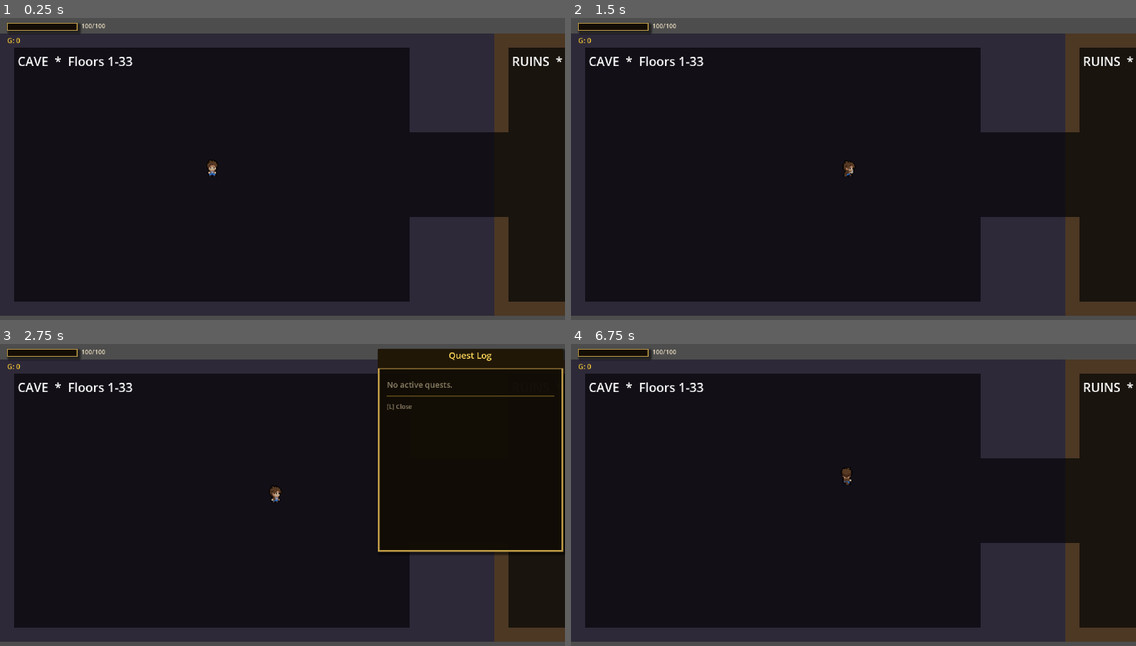
Above: before the commit, frames 1-4 (two rows, left to right).
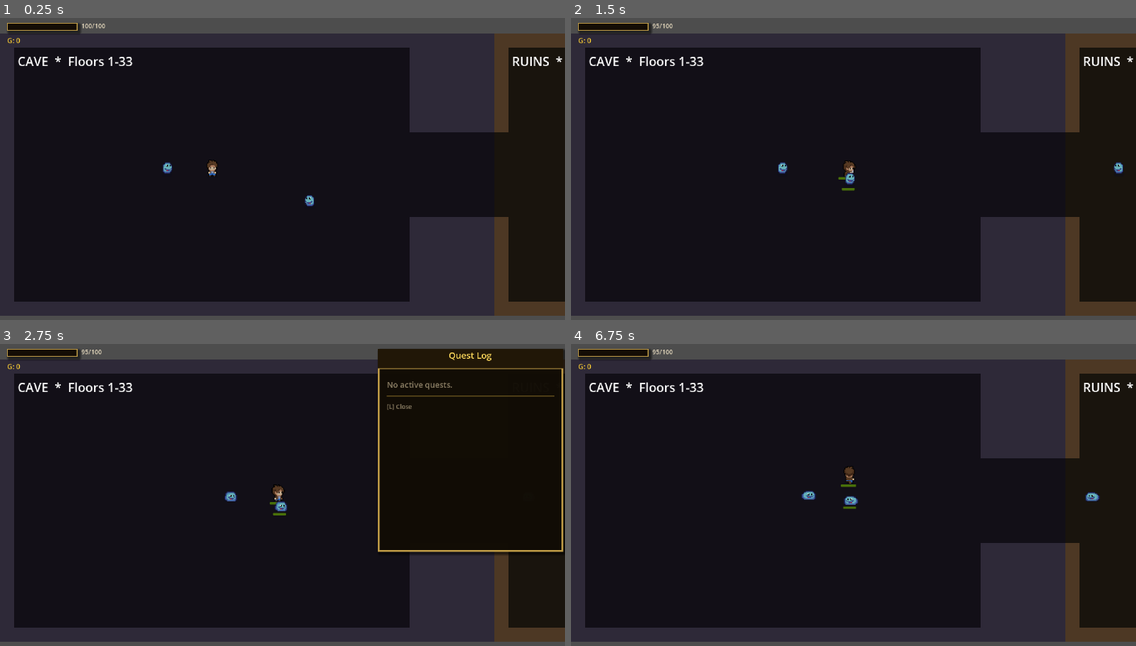
Above: after the commit, the same moments.

Repository: Puget-Sound-Skills-Center/godot-tenten-project
Game: Godot game, scene res://scenes/dungeon_showcase.tscn
Same seed, same stepped clock (60 frames per second), same inputs: the game is played once before the commit and once after it. This scene is started directly instead of the project's main scene.
Inputs (mouse positions are in pixels of both pictures, inside the frame that each line leads up to):
- Up to frame 1 (0.25 s): no input
- Up to frame 2 (1.5 s): tap Enter at 0.5 s; move the mouse to (977, 159) at 0.52 s; hold D (move_right) 0.53-1.25 s; hold E (interact) 0.53-1.25 s; click (977, 159) at 0.67 s; drag from (740, 190) to (847, 169) at 1.27 s
- Up to frame 3 (2.75 s): move the mouse to (339, 431) at 2.02 s; hold D (move_right) from 2.03 s (still down); hold L (quest_log) from 2.03 s (still down)
- Up to frame 4 (6.75 s): release D (move_right) at 2.75 s; release L (quest_log) at 2.75 s; tap Space at 2.75, 4.25, 5.75 s; drag from (825, 564) to (684, 452) at 2.77 s; tap Enter at 3.5, 5 s; move the mouse to (1023, 549) at 3.52 s; hold A (move_left) 3.53-4.25 s; click (1023, 549) at 3.6 s; drag from (684, 452) to (847, 495) at 4.27 s; move the mouse to (881, 501) at 5.02 s; hold S (move_down) 5.03-5.75 s; hold E (interact) 5.03-5.75 s; click (881, 501) at 5.17 s; drag from (768, 422) to (740, 516) at 5.77 s; move the mouse to (977, 485) at 6.52 s; hold W (move_up) from 6.53 s (still down); hold L (quest_log) from 6.53 s (still down)

The runs differ from the first frame. In frame 1, 0.1% of the frame differs, in the area x 28-56%, y 47-63%; in frame 2, 0.3%; in frame 3, 0.3%; in frame 4, 0.4%, in the area x 14-94%, y 1-55%.

Commit message:
feat(showcase): spawn enemies in all three themed rooms

Diff:
--- a/script/dungeon_showcase.gd
+++ b/script/dungeon_showcase.gd
@@ -43,6 +43,9 @@
 	_build_abyss_room()
 	_spawn_player()
 	_setup_navigation()
+	_spawn_cave_enemies()
+	_spawn_ruins_enemies()
+	_spawn_abyss_enemies()
 
 func _make_bg(rect: Rect2, color: Color) -> void:
 	var bg := ColorRect.new()
@@ -171,3 +174,33 @@
 	var nav_region := NavigationRegion2D.new()
 	nav_region.navigation_polygon = nav_poly
 	add_child(nav_region)
+
+func _spawn_cave_enemies() -> void:
+	var packed: PackedScene = load(ENEMY_SCENE)
+	var positions := [Vector2(180, 160), Vector2(360, 200)]
+	var scripts   := [ENEMY_SCRIPT_BASE, ENEMY_SCRIPT_BASE]
+	for i in positions.size():
+		var enemy: Node2D = packed.instantiate()
+		enemy.set_script(load(scripts[i]))
+		enemy.position = positions[i]
+		add_child(enemy)
+
+func _spawn_ruins_enemies() -> void:
+	var packed: PackedScene = load(ENEMY_SCENE)
+	var positions := [Vector2(RUINS_X + 120, 160), Vector2(RUINS_X + 300, 220)]
+	var scripts   := [ENEMY_SCRIPT_BASE, ENEMY_SCRIPT_FAST]
+	for i in positions.size():
+		var enemy: Node2D = packed.instantiate()
+		enemy.set_script(load(scripts[i]))
+		enemy.position = positions[i]
+		add_child(enemy)
+
+func _spawn_abyss_enemies() -> void:
+	var packed: PackedScene = load(ENEMY_SCENE)
+	var positions := [Vector2(ABYSS_X + 120, 140), Vector2(ABYSS_X + 280, 200), Vector2(ABYSS_X + 380, 150)]
+	var scripts   := [ENEMY_SCRIPT_RANGED, ENEMY_SCRIPT_FAST, ENEMY_SCRIPT_TANK]
+	for i in positions.size():
+		var enemy: Node2D = packed.instantiate()
+		enemy.set_script(load(scripts[i]))
+		enemy.position = positions[i]
+		add_child(enemy)
